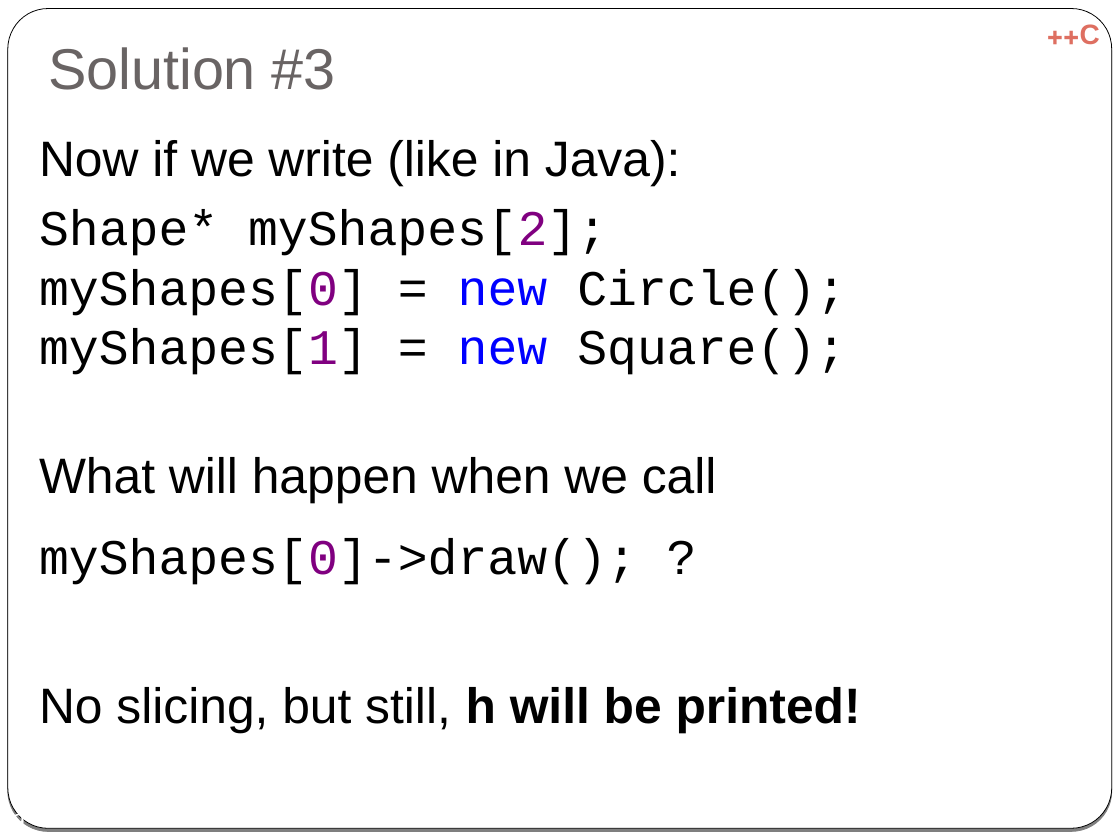
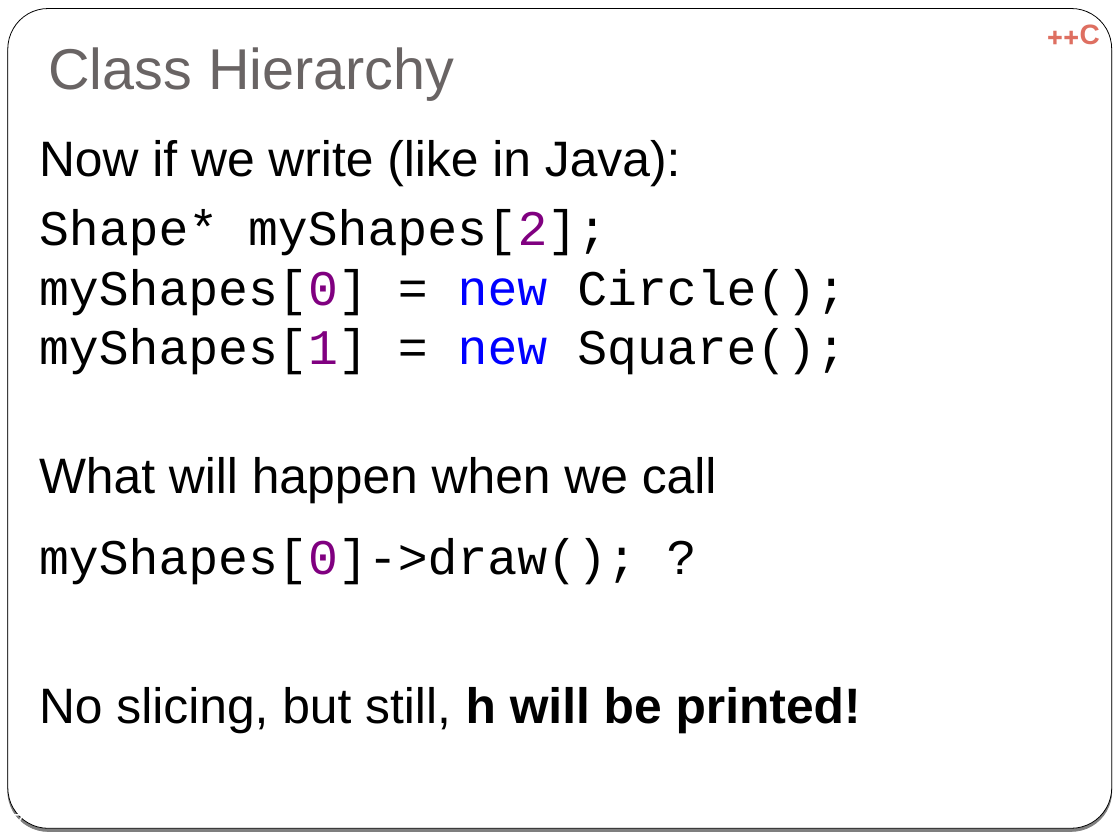
Before and after one commit to cpp-at-ariel/cpp-5779, a slide deck: slide 7 of 06-inheritance/slides-virtual.odp (slide 9 before the commit). Drawn at 1120x840 pixels with LibreOffice and Linux fonts; fonts in the diff are those of the drawing. Boxes give left, top, right and bottom in pixels: in the first picture for what was removed or moved away, otherwise in the second. Text is boxed around its words. In the diff, an @@ line names an element or a change of style, - is before the commit and + after.

```diff
--- a/06-inheritance/slides-virtual.odp
+++ b/06-inheritance/slides-virtual.odp
@@ title at [48,47,454,100]: text changed @@
-Solution #3
+Class Hierarchy
@@ page number at [13,812,25,824]: text changed @@
-9
+7
```
Also in this commit, not shown: 4 other slides changed, 2 slides removed, 12 other files.
